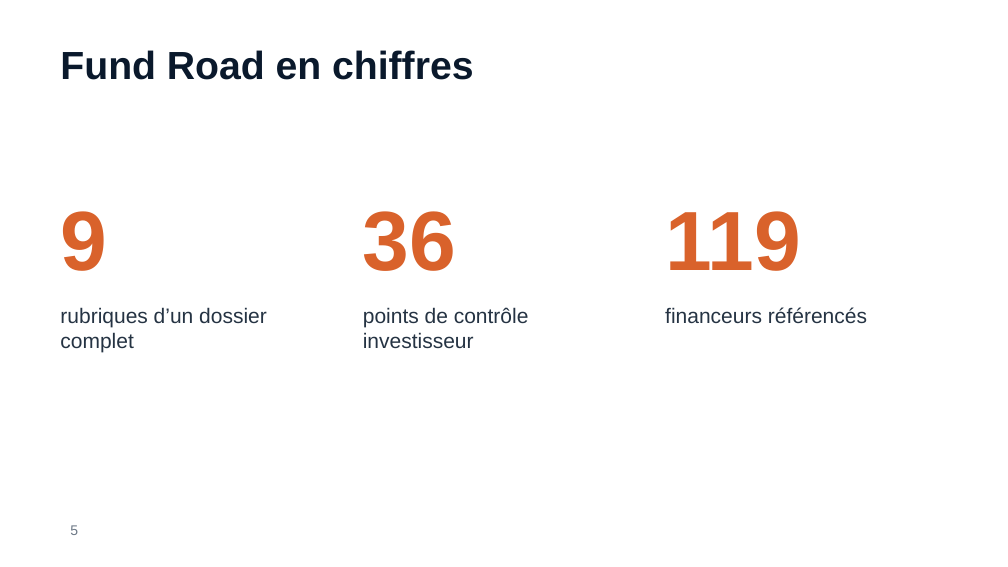
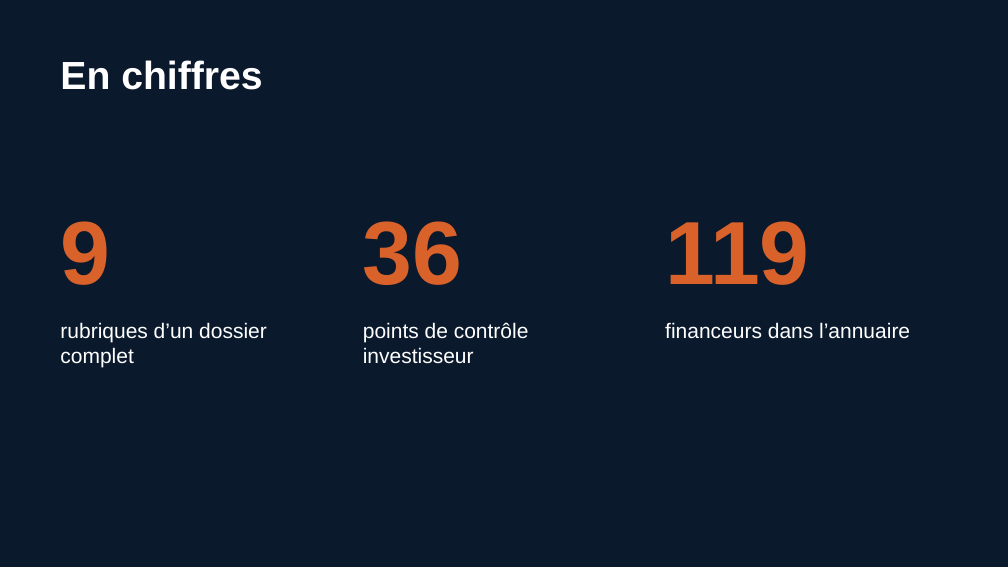
Before and after one commit to Nadir-DNA/fund-road, a slide deck: slide 8 of docs/presentations/fund-road-startups.pptx (slide 5 before the commit). Drawn at 1008x567 pixels with LibreOffice and Linux fonts; fonts in the diff are those of the drawing; background and template pictures are left out. Boxes give left, top, right and bottom in pixels: in the first picture for what was removed or moved away, otherwise in the second. Text is boxed around its words. In the diff, an @@ line names an element or a change of style, - is before the commit and + after.

```diff
--- a/docs/presentations/fund-road-startups.pptx
+++ b/docs/presentations/fund-road-startups.pptx
@@ background #FFFFFF to #0A192C @@
@@ text at (60, 60, 262, 90): text changed; text colour #0A192C to #FFFFFF @@
-Fund Road en chiffres
+En chiffres
@@ size 60 to 64 pt; vertical alignment middle to bottom in 3 elements at (60, 221, 110, 285), (363, 221, 463, 285), (665, 221, 810, 285) @@
@@ text "rubriques d’un dossier complet": place and size @@
-text "rubriques d’un dossier complet" at (60, 307, 267, 353)
+text "rubriques d’un dossier complet" at (60, 322, 267, 368)
@@ text "rubriques d’un dossier complet" at (60, 322, 267, 368): text colour #253343 to #FFFFFF @@
@@ text "points de contrôle investisseur" at (363, 322, 529, 364): text colour #253343 to #FFFFFF @@
@@ text "points de contrôle investisseur": place and size @@
-text "points de contrôle investisseur" at (363, 307, 529, 348)
+text "points de contrôle investisseur" at (363, 322, 529, 364)
@@ text at (665, 322, 910, 339): text changed; text colour #253343 to #FFFFFF @@
-financeurs référencés
+financeurs dans l’annuaire
@@ page number removed at (70, 525, 78, 535) @@
-5
```
Also in this commit, not shown: 3 other slides changed, 6 slides added, 3 slides removed, 19 other files.
